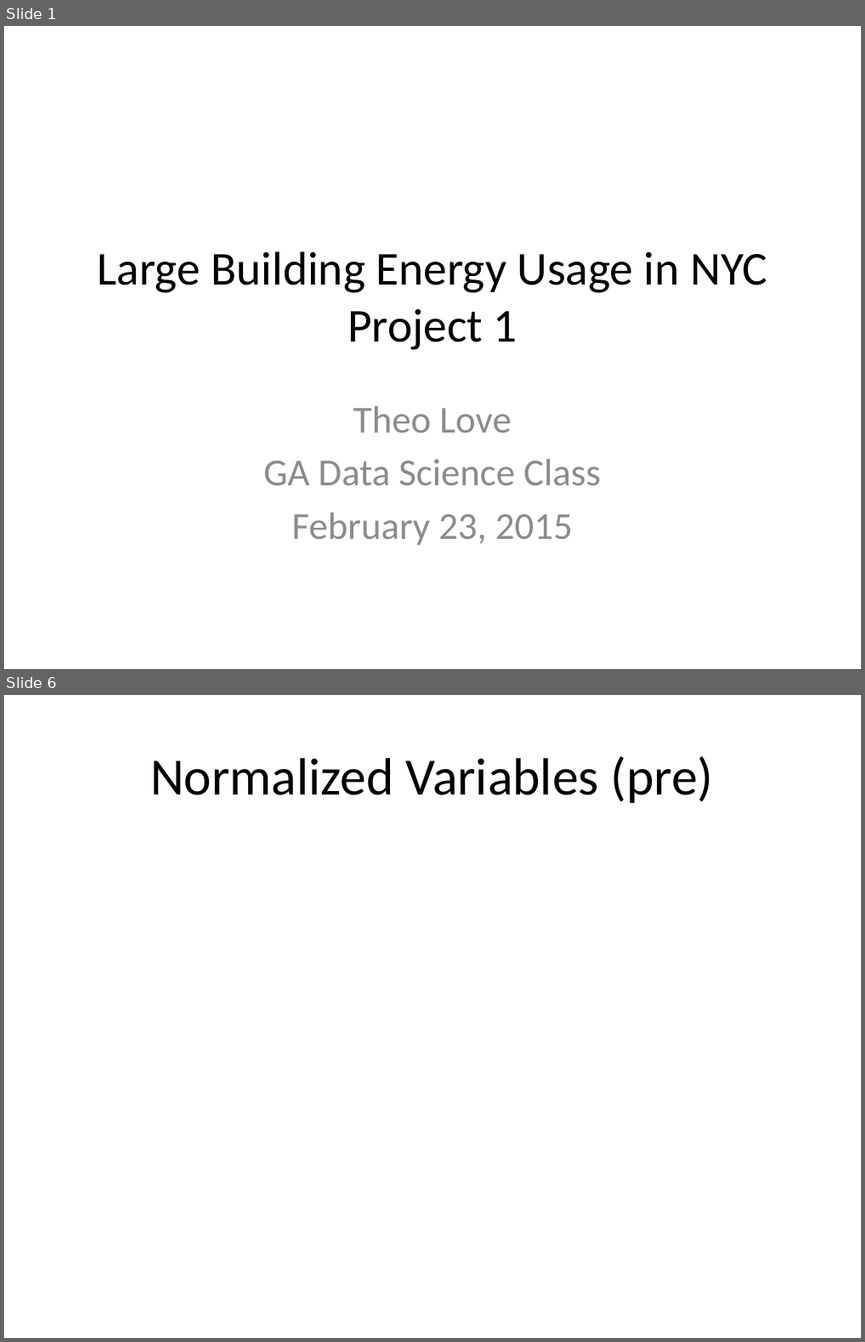
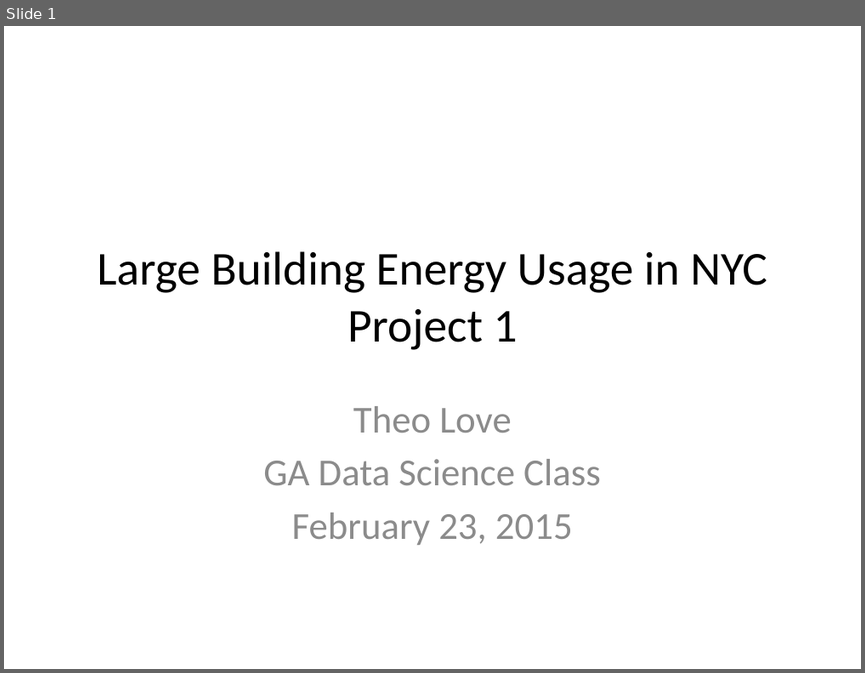
Before and after one commit to theolove/ga_project1_tlove, a slide deck: Projects/Project 1/Project1_Tlove Presentation.pptx. Shown one above the other, each under a label of ours: slides 1 and 6 before the commit, slide 1 after it; the slides between them are not shown. The pictures are 865x1342 and 865x673 pixels, drawn with LibreOffice and Linux fonts; fonts in the diff are those of the drawing. Boxes give left, top, right and bottom in pixels: in the first picture for what was removed or moved away, otherwise in the second. Text is boxed around its words. In the diff, an @@ line names an element or a change of style, - is before the commit and + after.

```diff
--- a/Projects/Project 1/Project1_Tlove Presentation.pptx
+++ b/Projects/Project 1/Project1_Tlove Presentation.pptx
@@ slide 6 removed at (4, 695, 861, 1338), background #FFFFFF @@
@@ title removed at (150, 756, 714, 803) @@
-Normalized Variables (pre)
```
Also in this commit, not shown: 3 slides changed, 7 slides added, 3 other slides removed, 1 other file.
